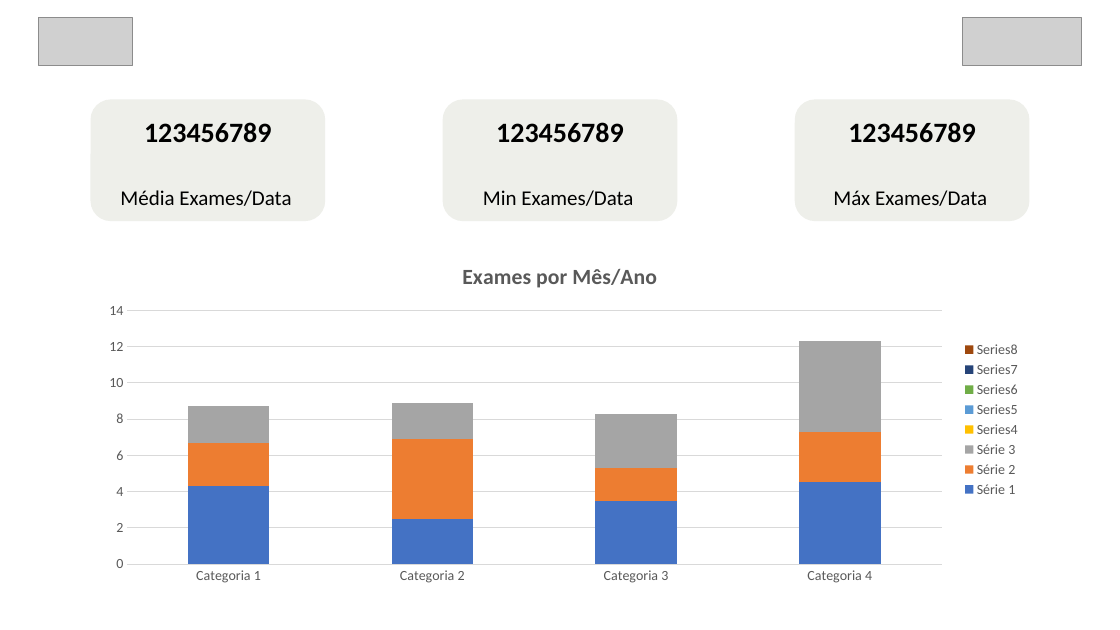
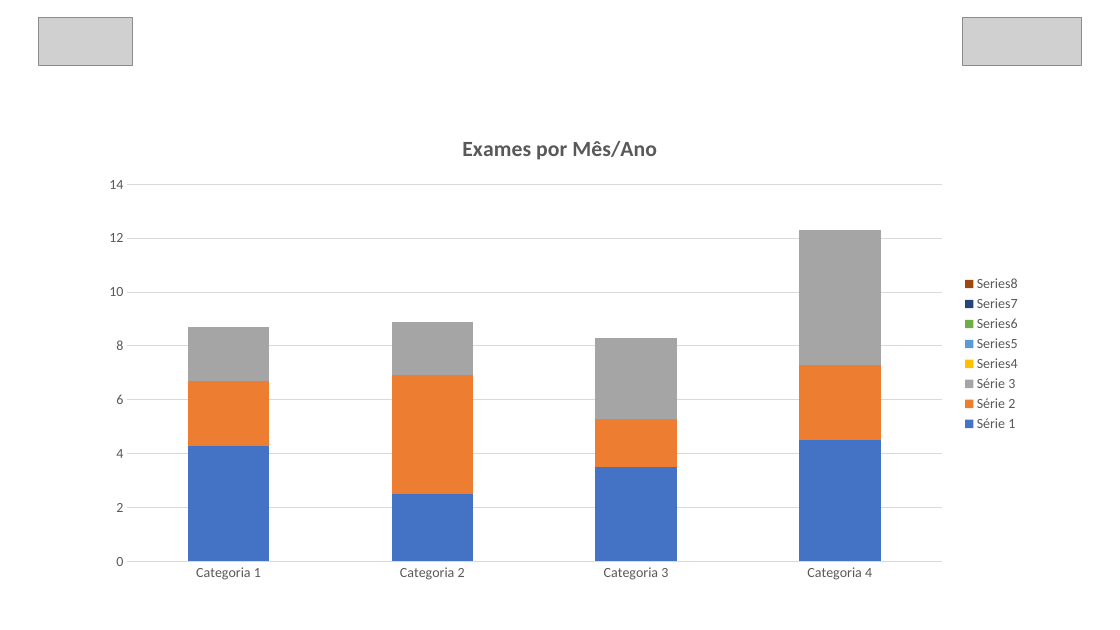
Before and after one commit to programadorGRS/GRS_Manager, a slide deck: slide 3 of src/main/conv_exames/ppt/base_conv_exames_v2.pptx. Drawn at 1120x630 pixels with LibreOffice and Linux fonts; fonts in the diff are those of the drawing; grey boxes stand for pictures; background and template pictures are left out. Boxes give left, top, right and bottom in pixels: in the first picture for what was removed or moved away, otherwise in the second. Text is boxed around its words. In the diff, an @@ line names an element or a change of style, - is before the commit and + after.

```diff
--- a/src/main/conv_exames/ppt/base_conv_exames_v2.pptx
+++ b/src/main/conv_exames/ppt/base_conv_exames_v2.pptx
@@ column stacked chart: place and size @@
-column stacked chart at box(91, 249, 1030, 592)
+column stacked chart at box(91, 117, 1030, 591)
@@ rounded rectangle removed at box(91, 99, 325, 221) @@
@@ rounded rectangle removed at box(443, 99, 677, 221) @@
@@ rounded rectangle removed at box(795, 99, 1029, 221) @@
@@ text removed at box(144, 122, 272, 143) @@
-123456789
@@ text removed at box(496, 122, 624, 143) @@
-123456789
@@ text removed at box(848, 122, 976, 143) @@
-123456789
@@ text removed at box(120, 190, 291, 206) @@
-Média Exames/Data
@@ text removed at box(483, 190, 633, 206) @@
-Min Exames/Data
@@ text removed at box(833, 190, 987, 206) @@
-Máx Exames/Data
```
Also in this commit, not shown: 3 other slides changed.
